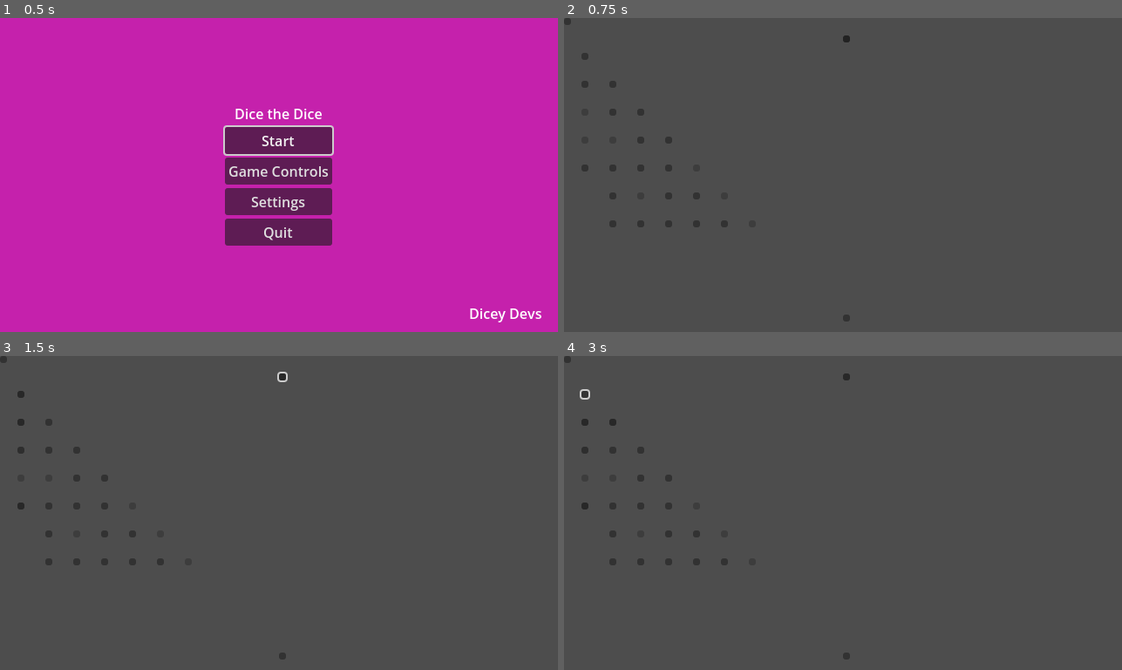
Above: before the commit, frames 1-4 (two rows, left to right).
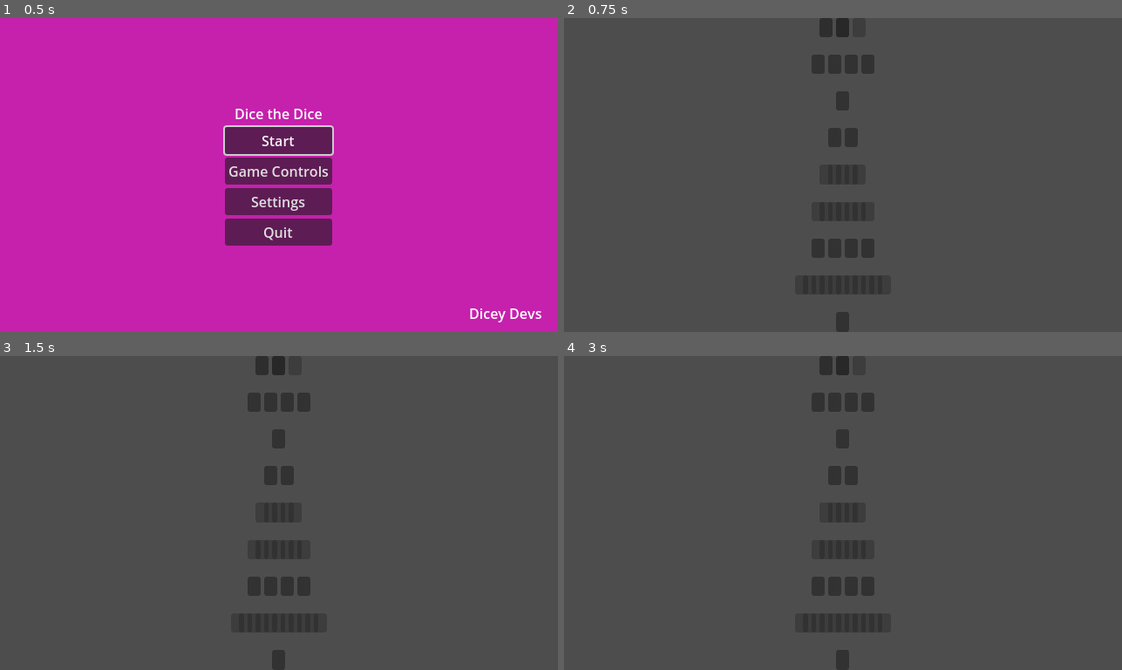
Above: after the commit, the same moments.

Repository: SadBonana/INTD450-Dice_Game
Game: Godot game, scene res://Menus/start_menu.tscn
The game is run twice, just before and just after one commit, with the same random seed, the same clock (stepped at 60 frames per second) and the same inputs.
Inputs (mouse positions are in pixels of both pictures, inside the frame that each line leads up to):
- Up to frame 1 (0.5 s): no input
- Up to frame 2 (0.75 s): click "Start" at 0.5 s
- Up to frame 3 (1.5 s): click (284, 377) at 1.27 s
- Up to frame 4 (3 s): click (826, 365) at 2.02 s; click (586, 393) at 2.77 s

Frame 1 is identical in both runs. In frame 2, 3.3% of the frame differs, in the area x 0-58%, y 0-100%; in frame 3, 3.4%; in frame 4, 3.4%.
Error before the commit: Invalid type in function 'change_scene_to_file' in base 'SceneTree'. Cannot convert argument 1 from Nil to String. (res://map/MapNode.gd:98)

Commit message:
Working to centre nodes and ensure that they print correctly
currently not in progress, revert back before this commit if you want things like they were before my work

Diff:
--- a/map/MapNode.gd
+++ b/map/MapNode.gd
@@ -19,6 +19,7 @@
 #before the button should be used, otherwise it will break things
 func _init():
 	self.disabled = true
+	self.custom_minimum_size = Vector2(15,15)
 
 #set the depth of this node
 func set_depth(_depth:int):
--- a/map/MapTree.gd
+++ b/map/MapTree.gd
@@ -96,7 +96,7 @@
 
 	#create the end node (boss)
 	end = MapNode.new()
-	end.set_depth(d+1)
+	end.set_depth(d)
 	end.set_type(NT.BOSS)
 	end.position = map_array[map_array.size() - 1]
 
--- /dev/null
+++ b/map/NodeContainer.tscn
@@ -0,0 +1,15 @@
+[gd_scene format=3 uid="uid://cbykb1d8q5ugt"]
+
+[node name="NodeContainer" type="HBoxContainer"]
+custom_minimum_size = Vector2(640, 0)
+anchors_preset = 8
+anchor_left = 0.5
+anchor_top = 0.5
+anchor_right = 0.5
+anchor_bottom = 0.5
+offset_left = -320.0
+offset_right = 320.0
+grow_horizontal = 2
+grow_vertical = 2
+size_flags_vertical = 3
+alignment = 1
--- a/map/map.gd
+++ b/map/map.gd
@@ -1,12 +1,17 @@
 extends Node
 
+@onready var vContainer = %VNodeContainer
+@onready var hContainerPacked = preload("res://map/NodeContainer.tscn")
 var map
 const margin = 5
 var points = []
 
-func _init():
+func _ready():
 	map = MapTree.new()
-
+	vContainer.add_child(hContainerPacked.instantiate()) # for the root
+	for layer in map.d:
+		vContainer.add_child(hContainerPacked.instantiate())
+	var hContainers = vContainer.get_children()
 	for node in map.map_nodes:
 		if node != null:
 			print("Node:",node)
@@ -15,7 +20,7 @@
 			print("children:",node.get_sons())
 			print("type:",node.type)
 			print("depth:",node.depth)
-			add_child(node)
+			hContainers[node.get_depth()].add_child(node)
 	'''
 	var i = 0
 	for position in map.map_array:
@@ -28,7 +33,6 @@
 	'''
 
 func _draw():
-
 	#for position in map.positions:
 		#draw_circle(Vector2.ZERO, 4, Color.WHITE_SMOKE)
 	for node in map.map_nodes:
--- a/map/map.tscn
+++ b/map/map.tscn
@@ -2,5 +2,20 @@
 
 [ext_resource type="Script" path="res://map/map.gd" id="1_vgmaq"]
 
-[node name="Map" type="Node2D"]
+[node name="Map" type="Control"]
+custom_minimum_size = Vector2(640, 360)
+layout_mode = 3
+anchors_preset = 0
+offset_right = 640.0
+offset_bottom = 360.0
 script = ExtResource("1_vgmaq")
+
+[node name="VNodeContainer" type="VBoxContainer" parent="."]
+unique_name_in_owner = true
+layout_mode = 1
+anchors_preset = 15
+anchor_right = 1.0
+anchor_bottom = 1.0
+grow_horizontal = 2
+grow_vertical = 2
+theme_override_constants/separation = 20
